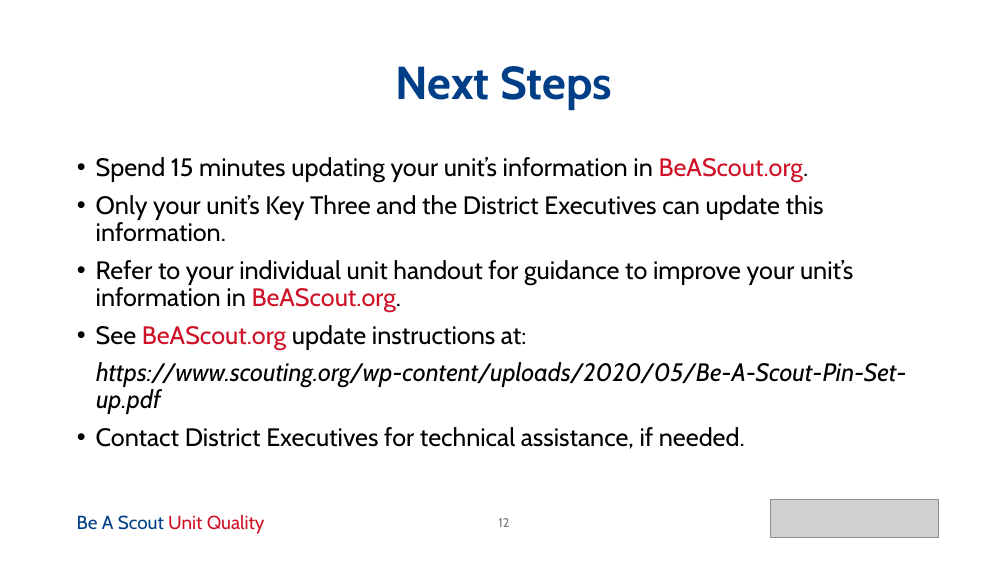
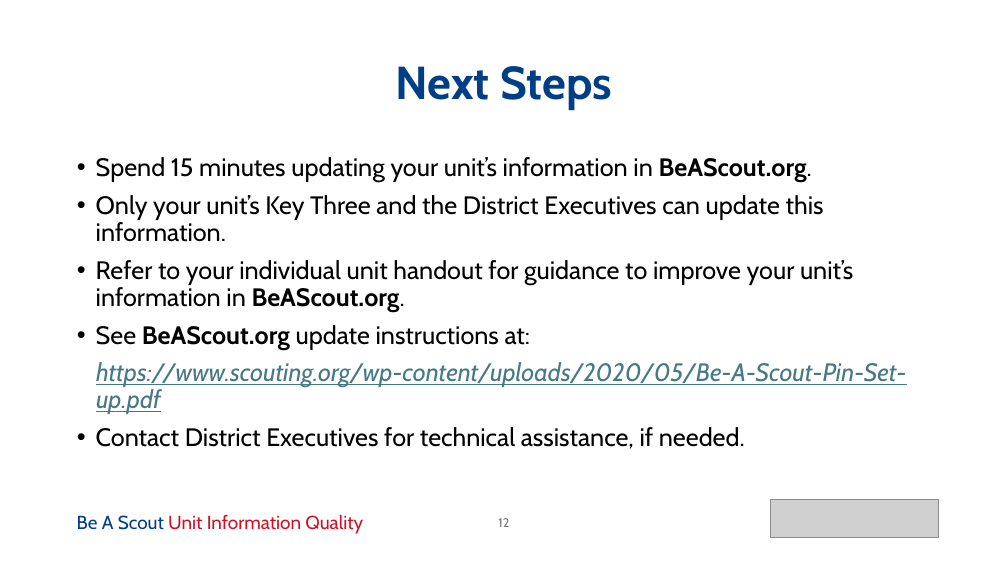
Before and after one commit to iwolf81/beascout, a slide deck: slide 12 of docs/BeAScout_Roundtable_Presentation_13Oct2025.pptx. Drawn at 1008x567 pixels with LibreOffice and Linux fonts; fonts in the diff are those of the drawing; grey boxes stand for pictures. Boxes give left, top, right and bottom in pixels: in the first picture for what was removed or moved away, otherwise in the second. Text is boxed around its words. In the diff, an @@ line names an element or a change of style, - is before the commit and + after.

Commit message:
Update BeAScout Roundtable presentation with post-presentation feedback
- Incorporates feedback from October 13, 2025 roundtable presentation
- Replaces original with improved version based on audience input

```diff
--- a/docs/BeAScout_Roundtable_Presentation_13Oct2025.pptx
+++ b/docs/BeAScout_Roundtable_Presentation_13Oct2025.pptx
@@ text at (96, 157, 907, 414): text colour #CE1126 to #000000, bold on in "BeAScout.org.", "BeAScout.org.", "BeAScout.org"; text colour #000000 to #467886, underline on in "https://www.scouting.org/wp-content/uploads/2020/05/Be-A-Sco ..." @@
@@ text at (77, 514, 363, 534): text changed @@
-Be A Scout Unit Quality
+Be A Scout Unit Information Quality
```
Also in this commit, not shown: 11 other slides changed.
